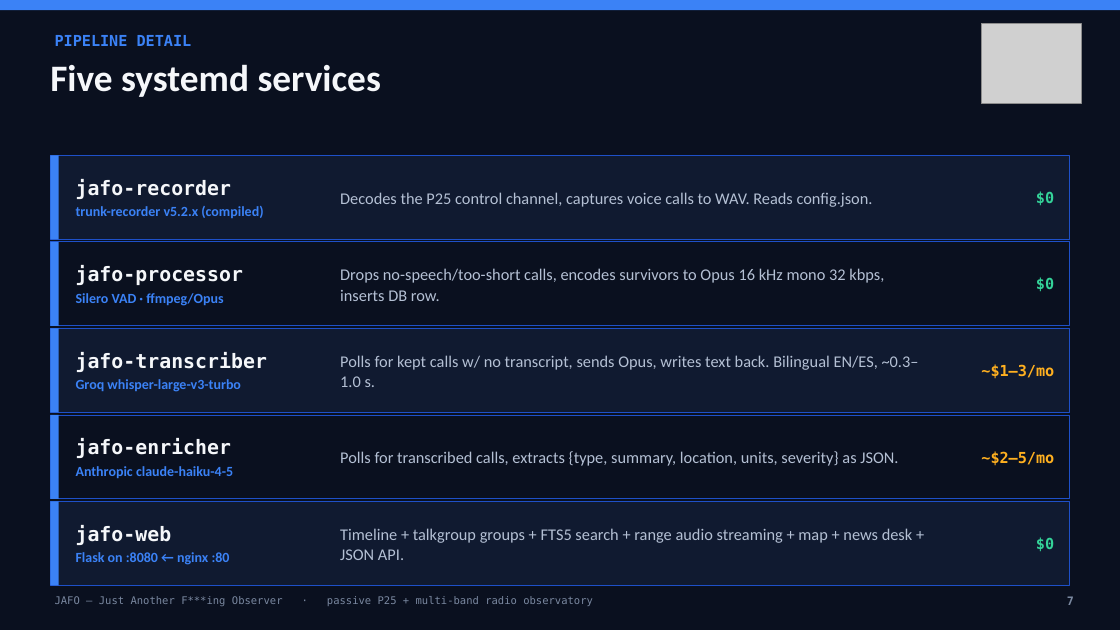
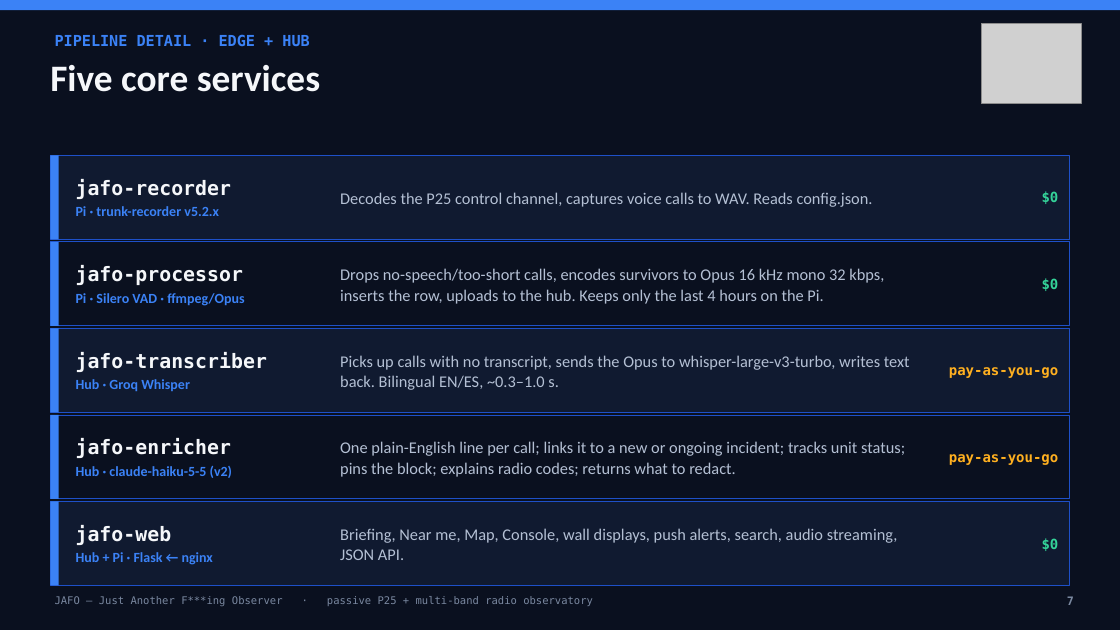
Before and after one commit to Drew-CodeRGV/jafo, a slide deck: slide 7 of jafo-overview.pptx. Drawn at 1120x630 pixels with LibreOffice and Linux fonts; fonts in the diff are those of the drawing; grey boxes stand for pictures. Boxes give left, top, right and bottom in pixels: in the first picture for what was removed or moved away, otherwise in the second. Text is boxed around its words. In the diff, an @@ line names an element or a change of style, - is before the commit and + after.

```diff
--- a/jafo-overview.pptx
+++ b/jafo-overview.pptx
@@ text at (55,34,309,46): text changed @@
-PIPELINE DETAIL
+PIPELINE DETAIL · EDGE + HUB
@@ text at (50,65,320,92): text changed @@
-Five systemd services
+Five core services
@@ text at (76,206,219,216): text changed @@
-trunk-recorder v5.2.x (compiled)
+Pi · trunk-recorder v5.2.x
@@ text at (340,268,884,304): text changed @@
-Drops no-speech/too-short calls, encodes survivors to Opus 16 kHz mono 32 kbps, inserts DB row.
+Drops no-speech/too-short calls, encodes survivors to Opus 16 kHz mono 32 kbps, inserts the row, uploads to the hub. Keeps only the last 4 hours on the Pi.
@@ text at (76,293,244,306): text changed @@
-Silero VAD · ffmpeg/Opus
+Pi · Silero VAD · ffmpeg/Opus
@@ text at (340,355,910,390): text changed @@
-Polls for kept calls w/ no transcript, sends Opus, writes text back. Bilingual EN/ES, ~0.3–1.0 s.
+Picks up calls with no transcript, sends the Opus to whisper-large-v3-turbo, writes text back. Bilingual EN/ES, ~0.3–1.0 s.
@@ text at (76,379,190,391): text changed @@
-Groq whisper-large-v3-turbo
+Hub · Groq Whisper
@@ text at (949,367,1058,378): text changed; size 13 to 12 pt @@
-~$1–3/mo
+pay-as-you-go
@@ text at (340,441,905,477): text changed @@
-Polls for transcribed calls, extracts {type, summary, location, units, severity} as JSON.
+One plain-English line per call; links it to a new or ongoing incident; tracks unit status; pins the block; explains radio codes; returns what to redact.
@@ text at (76,466,232,478): text changed @@
-Anthropic claude-haiku-4-5
+Hub · claude-haiku-5-5 (v2)
@@ text at (949,454,1058,465): text changed; size 13 to 12 pt @@
-~$2–5/mo
+pay-as-you-go
@@ text at (340,528,898,560): text changed @@
-Timeline + talkgroup groups + FTS5 search + range audio streaming + map + news desk + JSON API.
+Briefing, Near me, Map, Console, wall displays, push alerts, search, audio streaming, JSON API.
@@ size 13 to 12 pt in 3 elements at (1042,191,1059,204), (1042,278,1059,291), (1042,538,1059,551) @@
@@ text at (76,552,213,565): text changed @@
-Flask on :8080 ← nginx :80
+Hub + Pi · Flask ← nginx
```
Also in this commit, not shown: 12 other slides changed, 5 slides added, 1 slide removed, 27 other files.
